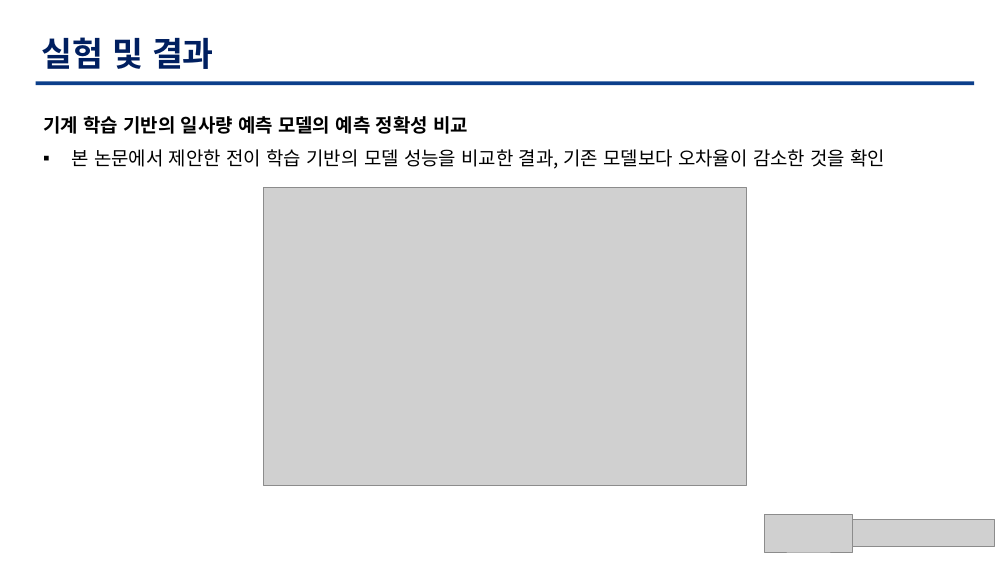
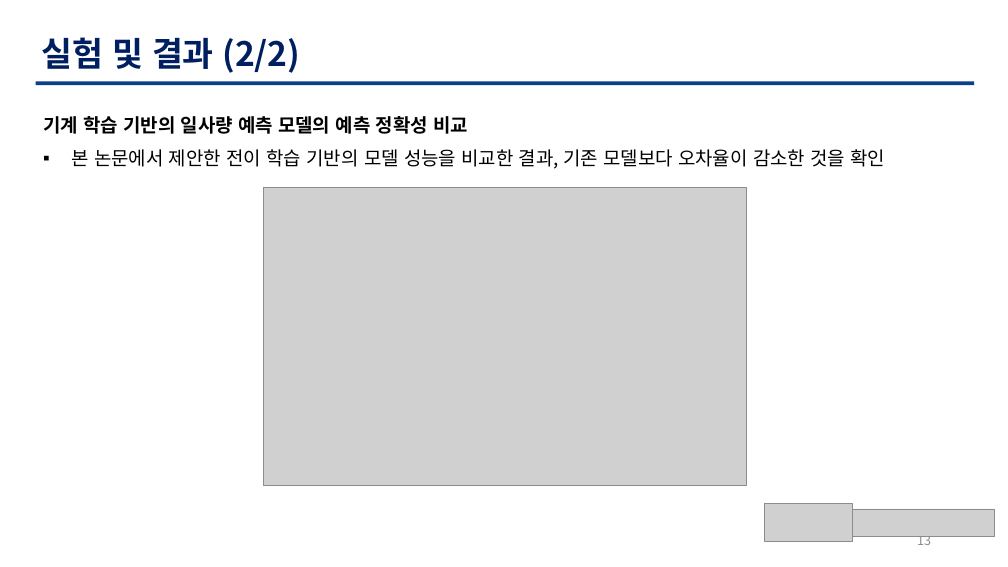
Before and after one commit to TaegyuHan/Solar_radiation_prediction_model, a slide deck: slide 13 of KICS_PT/[KICS] 모델 poster.pptx. Drawn at 1008x567 pixels with LibreOffice and Linux fonts; fonts in the diff are those of the drawing; grey boxes stand for pictures. Boxes give left, top, right and bottom in pixels: in the first picture for what was removed or moved away, otherwise in the second. Text is boxed around its words. In the diff, an @@ line names an element or a change of style, - is before the commit and + after.

```diff
--- a/KICS_PT/[KICS] 모델 poster.pptx
+++ b/KICS_PT/[KICS] 모델 poster.pptx
@@ text at (42, 37, 300, 73): text changed @@
-실험 및 결과
+실험 및 결과 (2/2)
@@ picture: place and size @@
-picture at (765, 514, 853, 552)
+picture at (765, 504, 853, 541)
@@ picture: place and size @@
-picture at (852, 520, 994, 547)
+picture at (852, 509, 994, 536)
@@ page number added at (917, 536, 931, 545), 12 pt, text #8C8C8C @@
+13
```
Also in this commit, not shown: 14 other slides changed.
